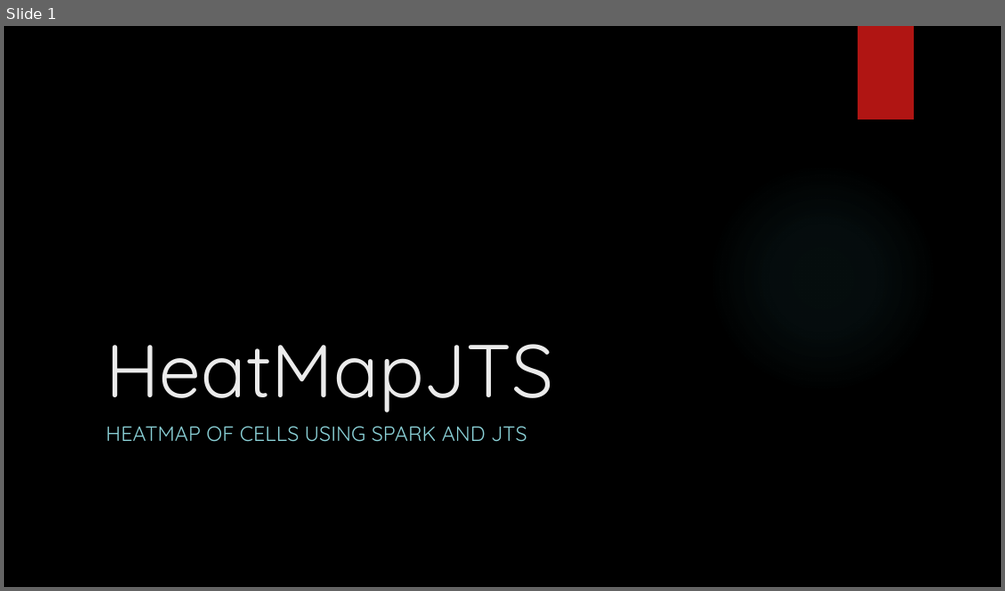
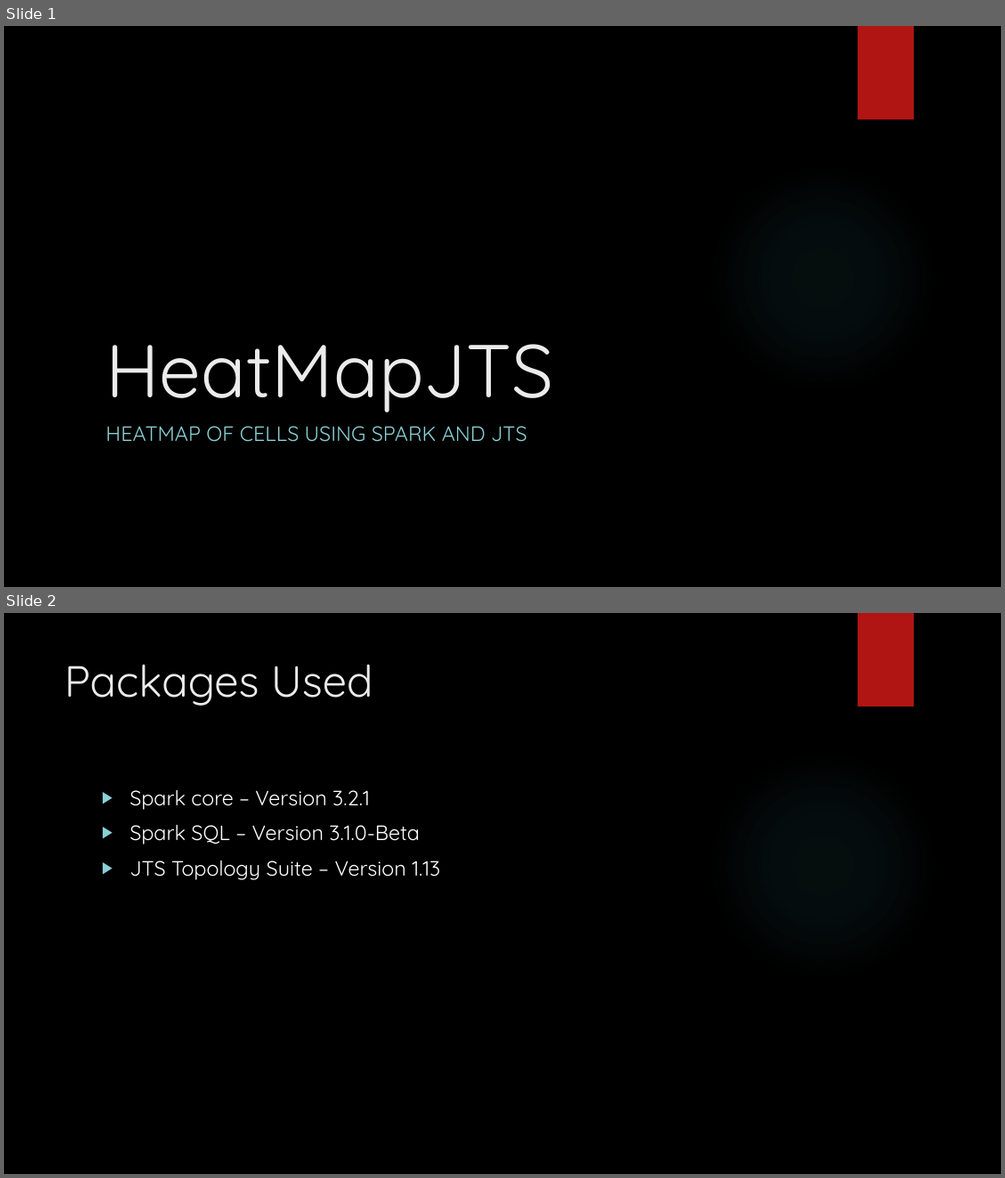
Before and after one commit to abhimanyu2707/HeatMapJTS, a slide deck: Presentation.pptx. Shown one above the other, each under a label of ours: slide 1 before the commit, slides 1 and 2 after it. The pictures are 1005x591 and 1005x1178 pixels, drawn with LibreOffice and Linux fonts; fonts in the diff are those of the drawing; background and template pictures are left out. Boxes give left, top, right and bottom in pixels: in the first picture for what was removed or moved away, otherwise in the second. Text is boxed around its words. In the diff, an @@ line names an element or a change of style, - is before the commit and + after.

```diff
--- a/Presentation.pptx
+++ b/Presentation.pptx
@@ slide 2 added at [4, 613, 1001, 1174], background picture (left out); not listed: 2 template elements that a slide beside it also shows @@
@@ title added at [65, 664, 373, 706], 42 pt, text #EBEBEB @@
+Packages Used
@@ text added at [129, 790, 440, 880], 20 pt, text #FFFFFF @@
+▶ Spark core – Version 3.2.1
+▶ Spark SQL – Version 3.1.0-Beta
+▶ JTS Topology Suite – Version 1.13
```
Also in this commit, not shown: 10 other files.
